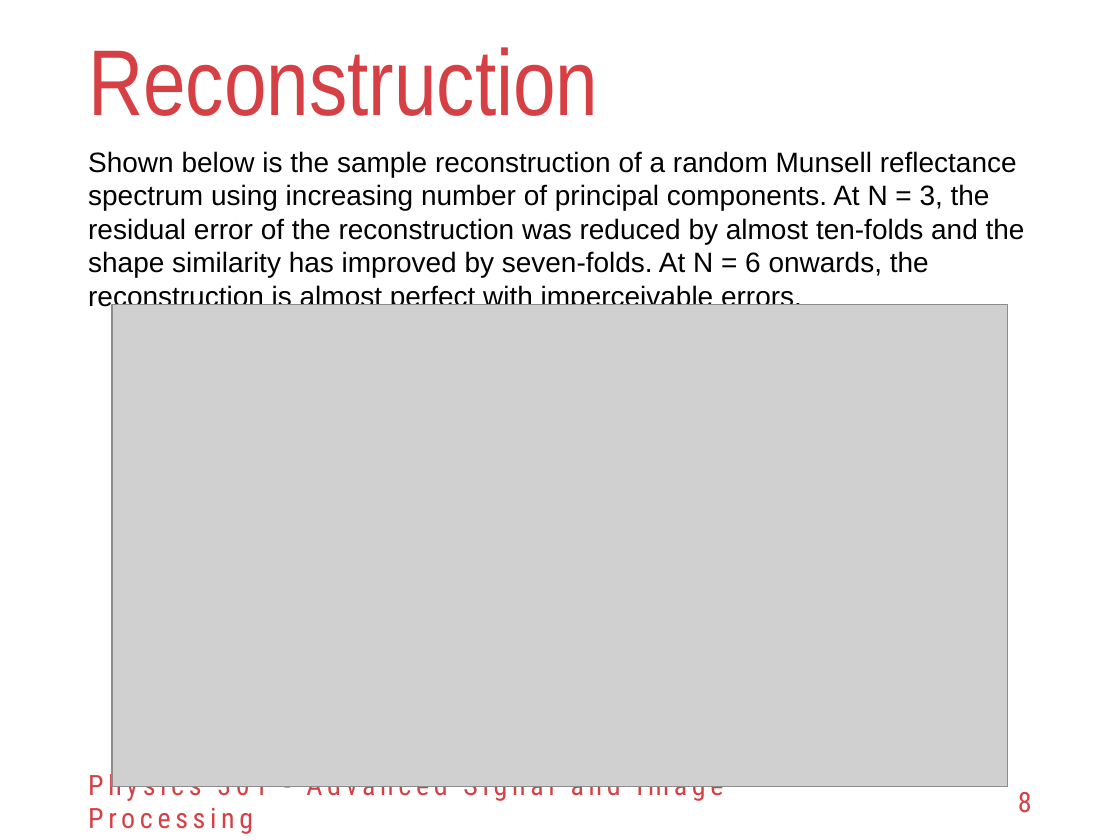
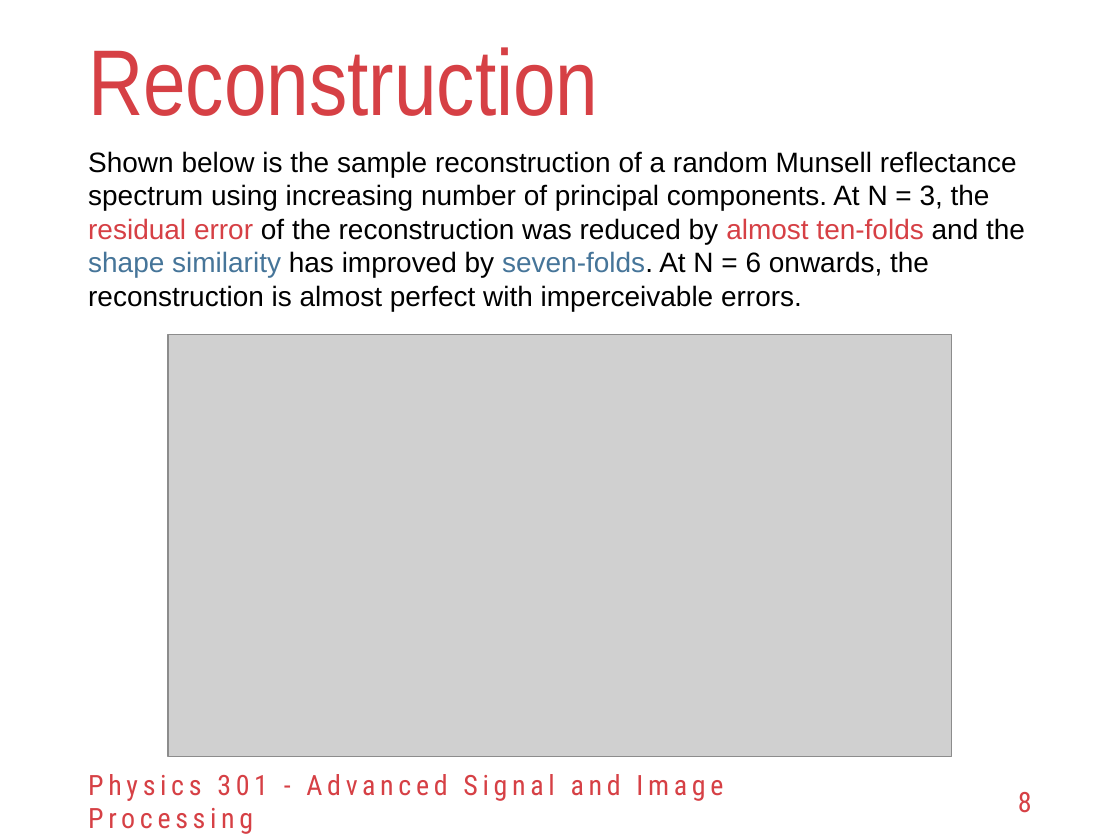
Before and after one commit to reneprincipejr/Physics-301, a slide deck: slide 8 of 04 RGB-to-Spectra using PCA/Activity 4 - RGB-Spectra using PCA.pptx. Drawn at 1120x840 pixels with LibreOffice and Linux fonts; fonts in the diff are those of the drawing; grey boxes stand for pictures; background and template pictures are left out. Boxes give left, top, right and bottom in pixels: in the first picture for what was removed or moved away, otherwise in the second. Text is boxed around its words. In the diff, an @@ line names an element or a change of style, - is before the commit and + after.

```diff
--- a/04 RGB-to-Spectra using PCA/Activity 4 - RGB-Spectra using PCA.pptx
+++ b/04 RGB-to-Spectra using PCA/Activity 4 - RGB-Spectra using PCA.pptx
@@ text "Shown below is the sample ..." at <box>88,151,1025,311</box>: text colour #000000 to #D64045 in "residual error almost ten-folds"; text colour #000000 to #467599 in "shape similarity seven-folds." @@
@@ picture: place and size @@
-picture at <box>112,305,1008,787</box>
+picture at <box>168,335,952,757</box>
```
Also in this commit, not shown: 6 other slides changed, 1 slide added, 1 slide removed, 7 other files.
